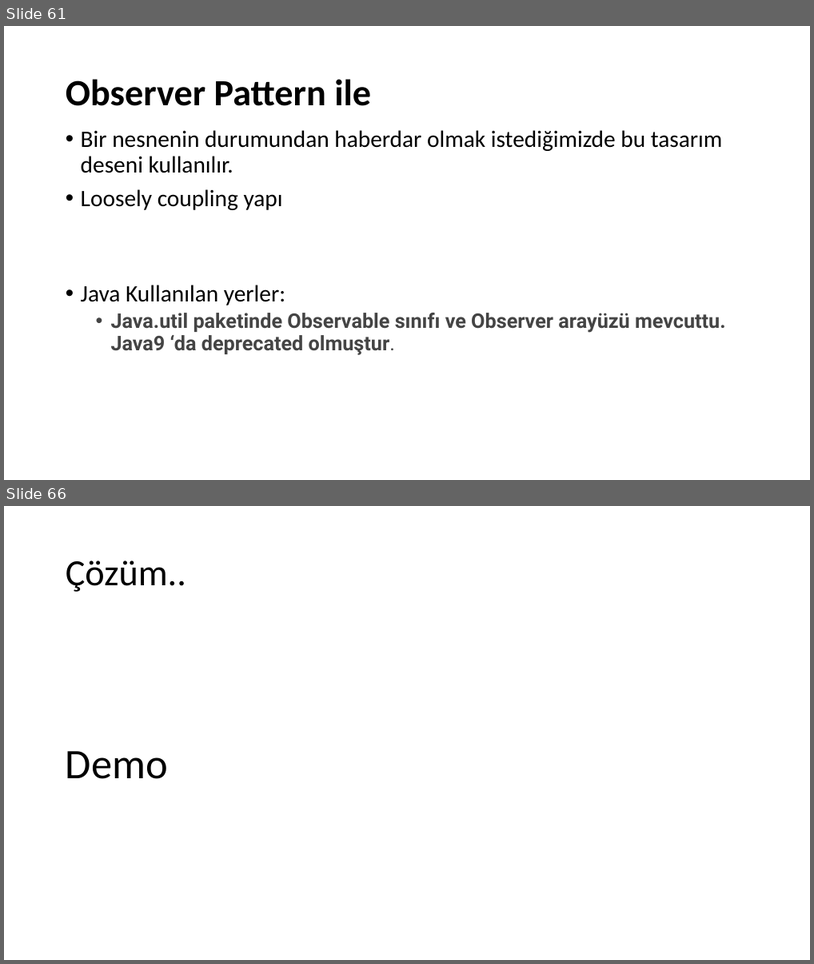
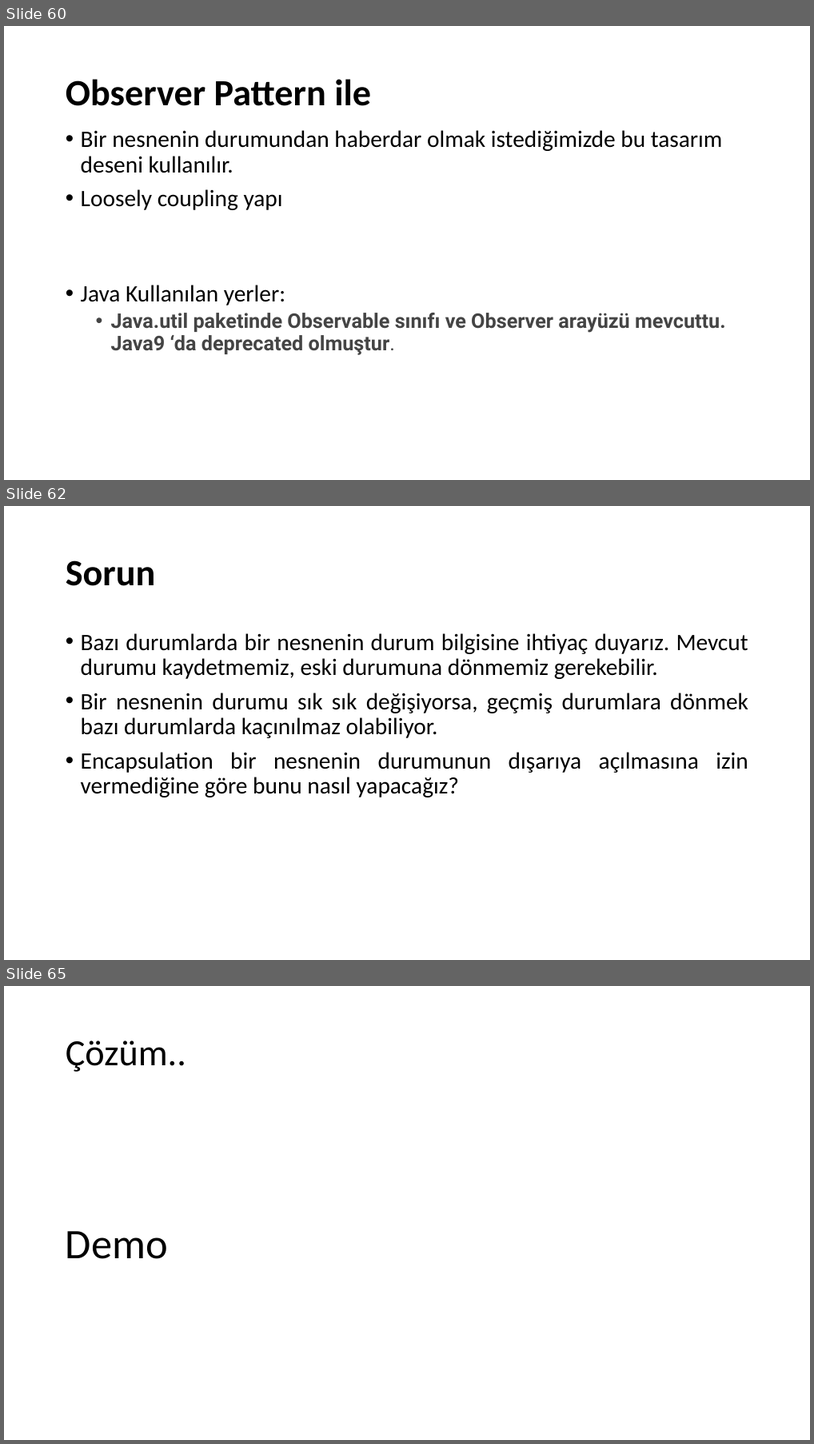
Before and after one commit to umiitkose/DesignPattern-Umiitkose, a slide deck: Tasarımdesenleri.pptx. Shown one above the other, each under a label of ours: slides 61 and 66 before the commit, slides 60, 62 and 65 after it; the slides between them are not shown. The pictures are 814x964 and 814x1444 pixels, drawn with LibreOffice and Linux fonts; fonts in the diff are those of the drawing. Boxes give left, top, right and bottom in pixels: in the first picture for what was removed or moved away, otherwise in the second. Text is boxed around its words. In the diff, an @@ line names an element or a change of style, - is before the commit and + after.

```diff
--- a/Tasarımdesenleri.pptx
+++ b/Tasarımdesenleri.pptx
@@ slide 62 added at (4,506,810,960), background #FFFFFF @@
@@ title added at (66,560,156,586), 44 pt, text #000000, bold @@
+Sorun
@@ text added at (81,633,749,797), 28 pt, text #000000 @@
+• Bazı durumlarda bir nesnenin durum bilgisine ihtiyaç duyarız. Mevcut durumu kaydetmemiz, eski durumuna dönmemiz gerekebilir.
+• Bir nesnenin durumu sık sık değişiyorsa, geçmiş durumlara dönmek bazı durumlarda kaçınılmaz olabiliyor.
+• Encapsulation bir nesnenin durumunun dışarıya açılmasına izin vermediğine göre bunu nasıl yapacağız?
@@ what was slide 61 is now slide 60 @@
@@ what was slide 66 is now slide 65 @@
```
Also in this commit, not shown: 3 slides changed, 19 other slides added, 3 slides removed.
